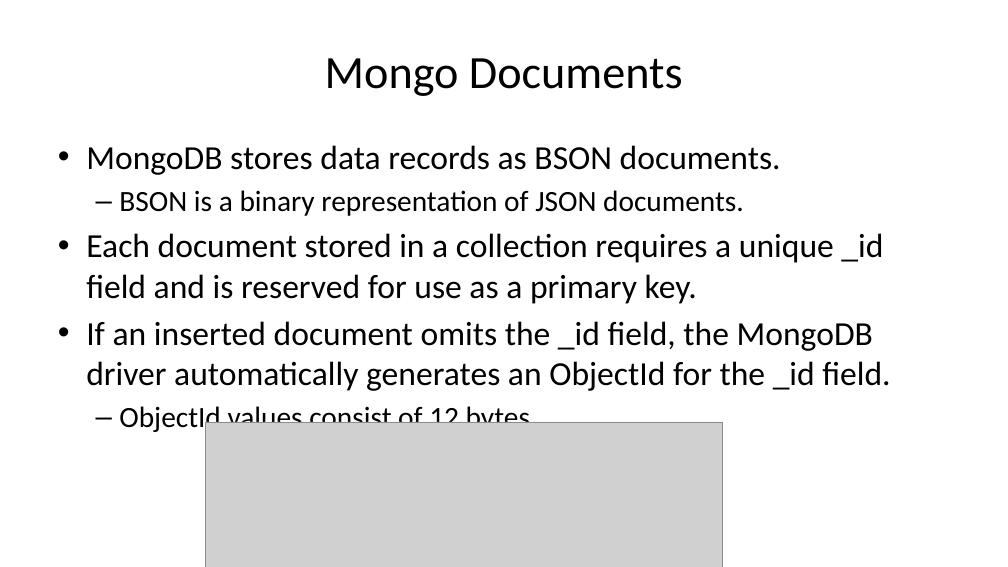
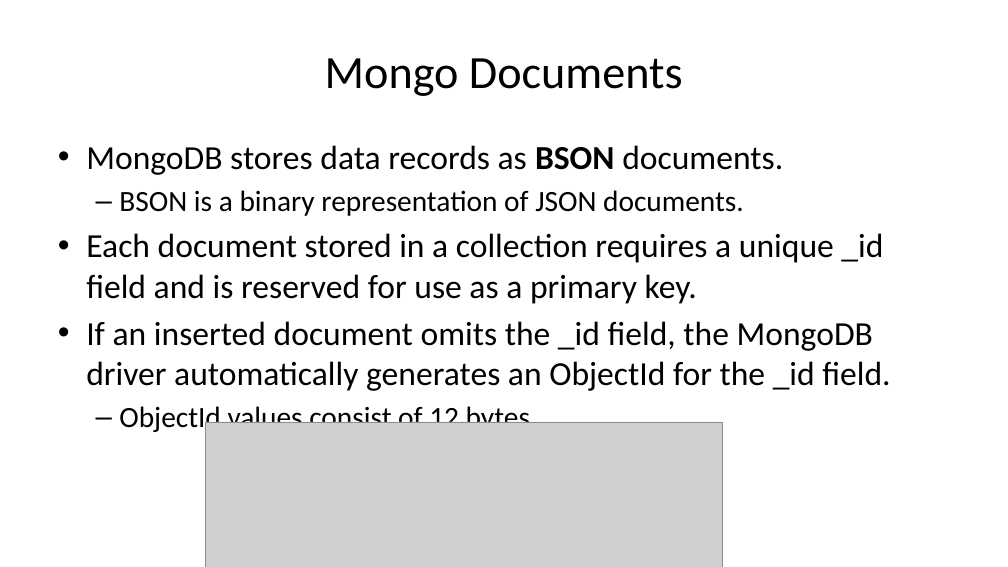
Before and after one commit to diarmuidoconnor/wad2, a slide deck: slide 13 of topic09/talk-0/mongoDB-2020.pptx. Drawn at 1008x567 pixels with LibreOffice and Linux fonts; fonts in the diff are those of the drawing; grey boxes stand for pictures. Boxes give left, top, right and bottom in pixels: in the first picture for what was removed or moved away, otherwise in the second. Text is boxed around its words. In the diff, an @@ line names an element or a change of style, - is before the commit and + after.

```diff
--- a/topic09/talk-0/mongoDB-2020.pptx
+++ b/topic09/talk-0/mongoDB-2020.pptx
@@ text at (86,145,783,175): bold on in "BSON" @@
```
Also in this commit, not shown: 2 other slides changed, 1 slide added, 37 other files.
